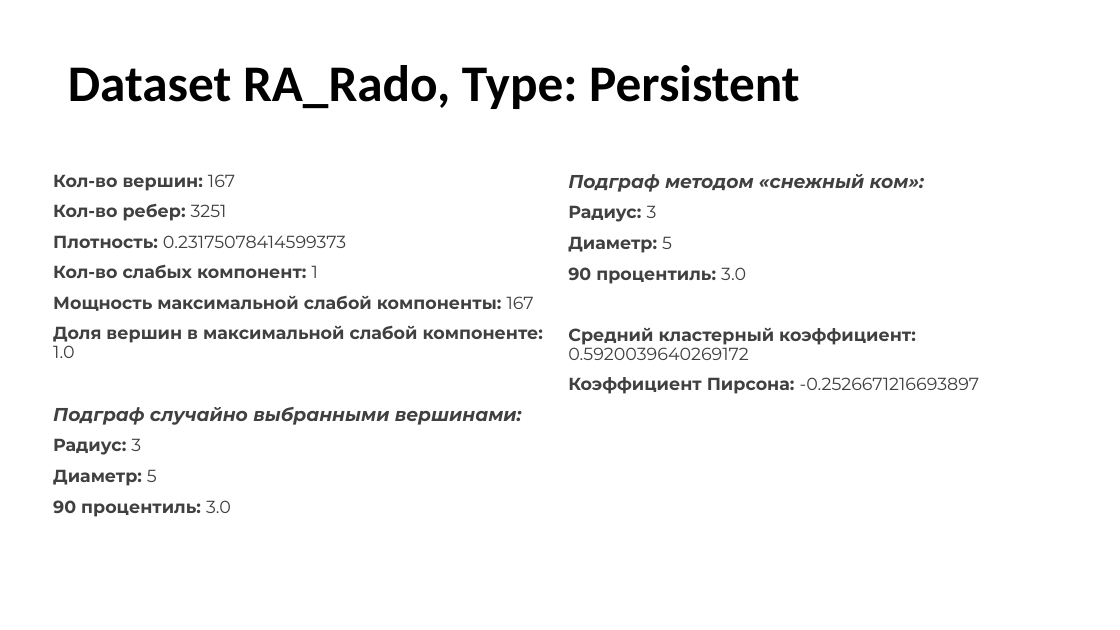
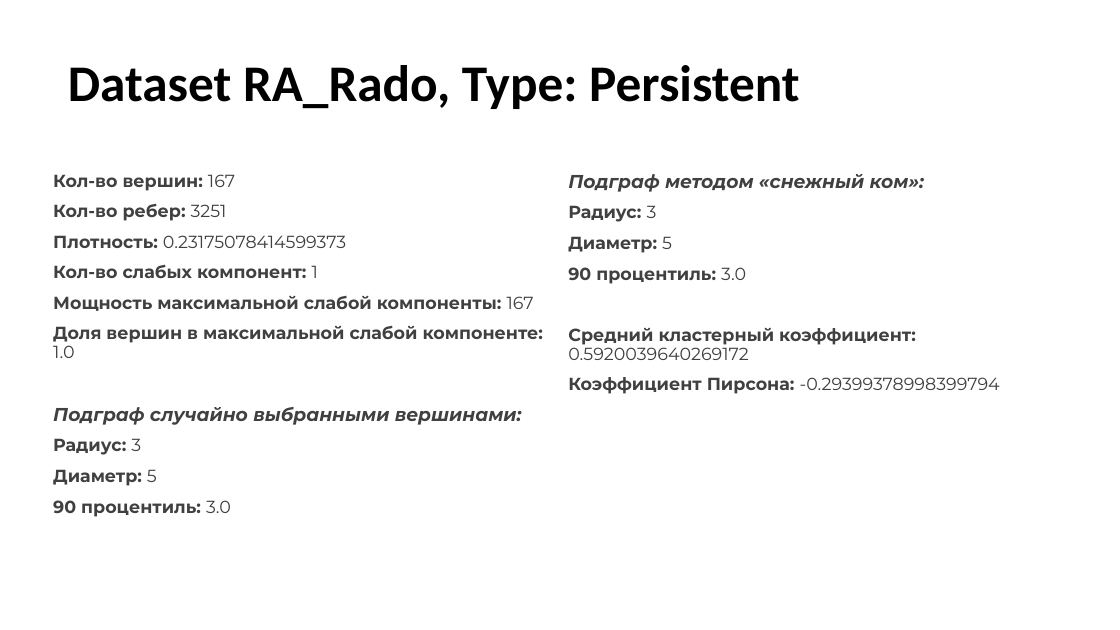
Before and after one commit to answerIII/GraphTheory2022-2023, a slide deck: slide 11 of grafy.pptx. Drawn at 1120x630 pixels with LibreOffice and Linux fonts; fonts in the diff are those of the drawing. Boxes give left, top, right and bottom in pixels: in the first picture for what was removed or moved away, otherwise in the second. Text is boxed around its words. In the diff, an @@ line names an element or a change of style, - is before the commit and + after.

```diff
--- a/grafy.pptx
+++ b/grafy.pptx
@@ text at (x1=568, y1=377, x2=1000, y2=394): text changed; bold off @@
-Коэффициент Пирсона: -0.2526671216693897
+Коэффициент Пирсона: -0.29399378998399794
```
Also in this commit, not shown: 3 other slides changed, 13 other files.
